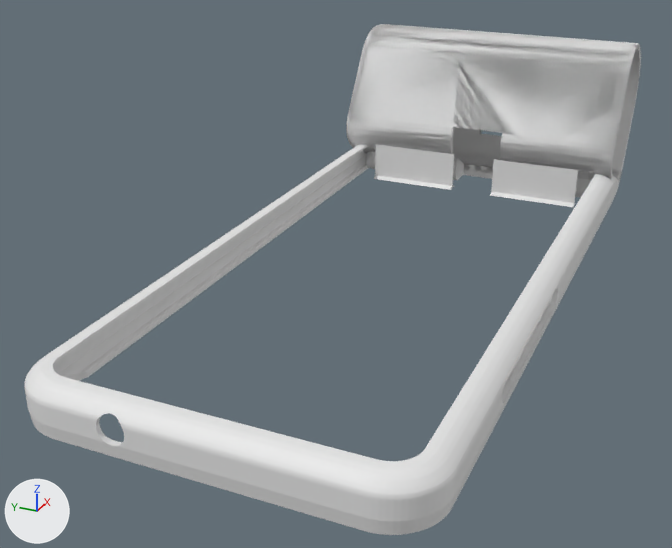
The Blender file cad/KameraHandyPixelXL.blend as it was, and as the next commit left it.
Rendered twice from a 50 mm lens placed at (-178.8, -68.0, 89.7), pointed at (3.8, 14.2, -1.5). Lighting does not change. The marker at lower left points along +X, +Y and +Z.

The first picture shows 'Akkufach', 'Bumper.001', 'SUPPORT'.
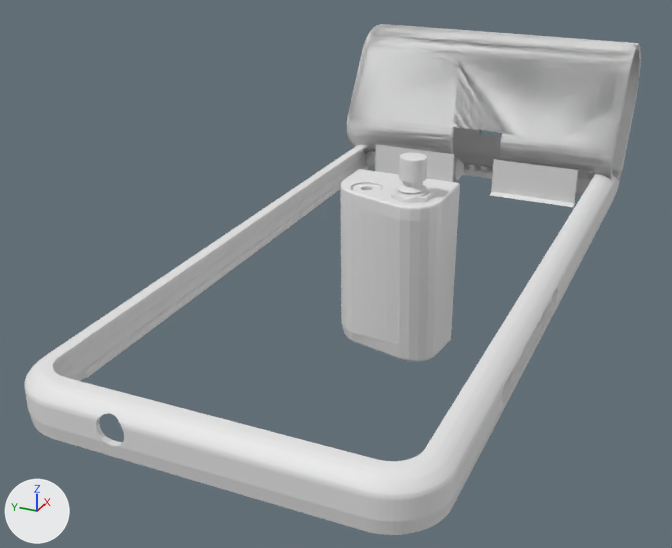
Pixel boxes (x1, y1, x2, y2) of what changed, in the pictures (672 x 548 px):
'Auslöser', added: after (341, 197, 459, 345)
'Auslöser_Deckel', added: after (341, 169, 460, 221)
'Auslöser_Boden', added: after (341, 322, 452, 362)
'momentary-pushbutton-switch', added: after (391, 153, 433, 203)
'Bolt', added: after (353, 184, 381, 193)

What changed in the scene script:
```text
Add ob_gewinde:
    ob_gewinde = bpy.data.objects.new('Gewinde', me_cube_012.copy())  # the mesh of ob_gewinde
    ob_gewinde.location = (0.5, 4.5, 15.6)
    _m = ob_gewinde.modifiers.new('Boolean', 'BOOLEAN')
    _m.object = ob_bool_gewinde
Add ob_bool_gewinde:
    ob_bool_gewinde = bpy.data.objects.new('BOOL_gewinde', me_cylinder_004.copy())  # the mesh of ob_bool_gewinde
    ob_bool_gewinde.location = (-0.135, 5.017, 16.25)
    ob_bool_gewinde.hide_set(True)  # wire or fog, not drawn
Add ob_bolt:
    ob_bolt = bpy.data.objects.new('Bolt', me_bolt.copy())  # the mesh of ob_bolt
    ob_bolt.location = (-0.1, 5.0, 14.2)
Add ob_auslöser_deckel:
    ob_auslöser_deckel = bpy.data.objects.new('Auslöser_Deckel', me_cube_010.copy())
    ob_auslöser_deckel.location = (0.0, 0.0, 2.0)
    _m = ob_auslöser_deckel.modifiers.new('Boolean', 'BOOLEAN')
    _m.object = ob_bool_switch
    _m = ob_auslöser_deckel.modifiers.new('Boolean.001', 'BOOLEAN')
    _m.object = ob_bool_schraube
Add ob_bool_switch:
    ob_bool_switch = bpy.data.objects.new('BOOL_Switch', me_cylinder_003.copy())  # the mesh of ob_bool_switch
    ob_bool_switch.location = (-0.799, -5.677, 20.94)
    ob_bool_switch.hide_set(True)  # wire or fog, not drawn
Add ob_bool_schraube:
    ob_bool_schraube = bpy.data.objects.new('BOOL_Schraube', me_circle_001.copy())  # the mesh of ob_bool_schraube
    ob_bool_schraube.location = (-0.135, 5.017, 23.25)
    ob_bool_schraube.hide_set(True)  # wire or fog, not drawn
Add ob_auslöser_boden:
    ob_auslöser_boden = bpy.data.objects.new('Auslöser_Boden', me_cube_008.copy())
    ob_auslöser_boden.location = (0.5, -0.7, -15.3)
Add ob_auslöser:
    ob_auslöser = bpy.data.objects.new('Auslöser', me_cube_007.copy())
    ob_auslöser.location = (0.0, 0.0, 0.0)
    _m = ob_auslöser.modifiers.new('Boolean', 'BOOLEAN')
    _m.object = ob_bool_slide
    _m.operation = 'UNION'
    _m = ob_auslöser.modifiers.new('Boolean.001', 'BOOLEAN')
    _m.object = ob_bool_switch
    _m = ob_auslöser.modifiers.new('Boolean.002', 'BOOLEAN')
    _m.object = ob_gewinde
    _m.operation = 'UNION'
    _m = ob_auslöser.modifiers.new('Boolean.003', 'BOOLEAN')
    _m.operation = 'UNION'
Add ob_bool_slide:
    ob_bool_slide = bpy.data.objects.new('BOOL_Slide', me_plane_005.copy())  # the mesh of ob_bool_slide
    ob_bool_slide.location = (7.868, -0.344, 7.997)
    ob_bool_slide.rotation_euler = (0.0, 3.142, 7.854)  # degrees (0, 180, 90)
    _m = ob_bool_slide.modifiers.new('Mirror', 'MIRROR')
    ob_bool_slide.hide_set(True)  # wire or fog, not drawn
Add ob_momentary_pushbutton_switch:
    ob_momentary_pushbutton_switch = bpy.data.objects.new('momentary-pushbutton-switch', me_momentary_pushbutton_switch.copy())  # the mesh of ob_momentary_pushbutton_switch
    ob_momentary_pushbutton_switch.location = (-1.4, -5.8, 21.2)
    ob_momentary_pushbutton_switch.rotation_euler = (1.571, 0.0, 4.712)  # degrees (90, 0, 270)
```
